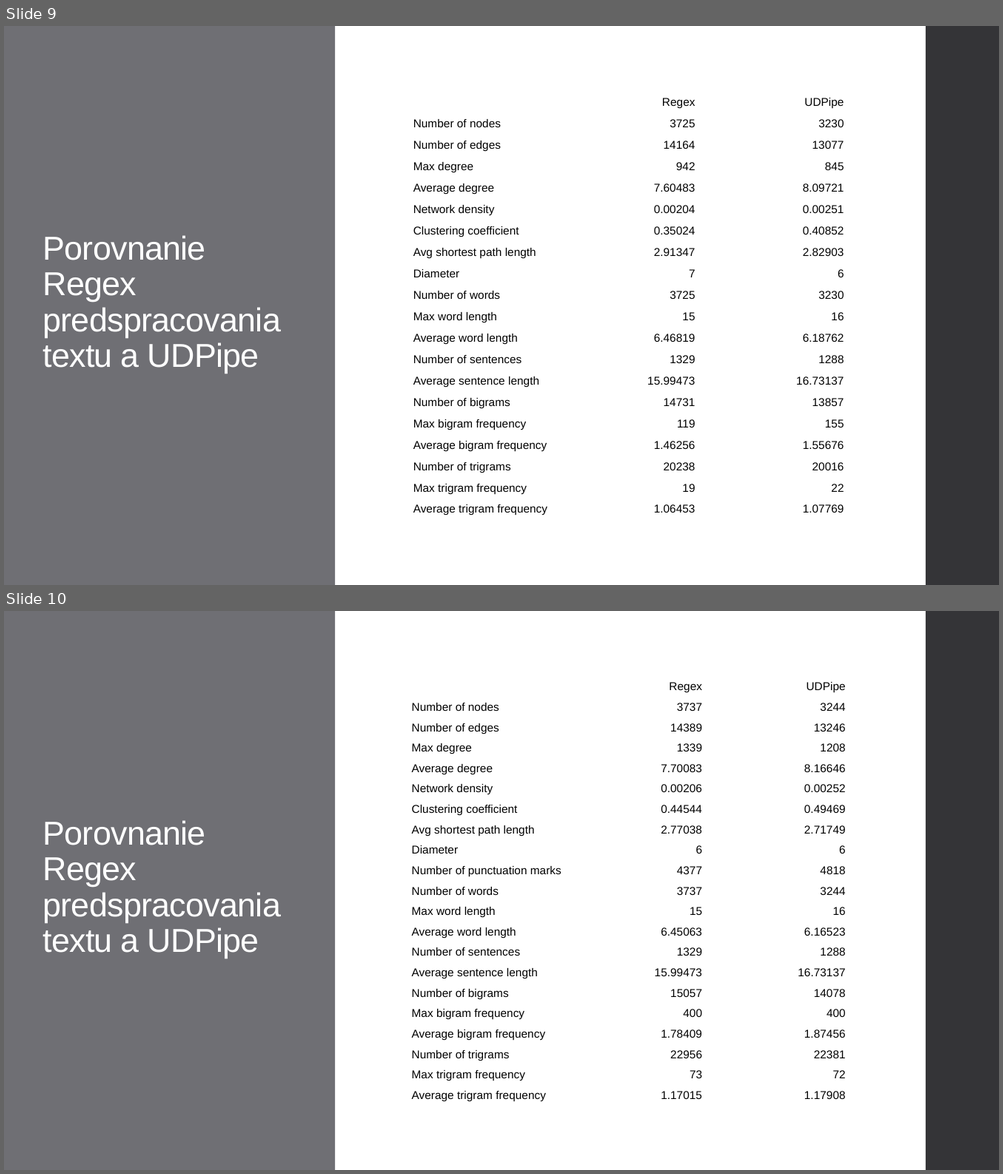
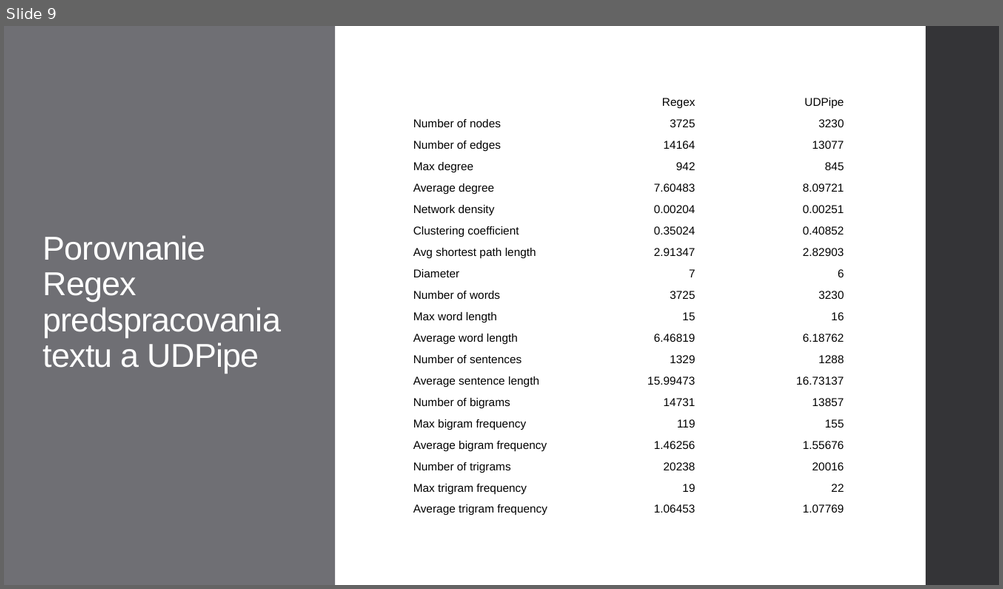
Before and after one commit to Nemeth03/Masters-Thesis, a slide deck: ProjektovySeminar.pptx. Shown one above the other, each under a label of ours: slides 9 and 10 before the commit, slide 9 after it. The pictures are 1003x1174 and 1003x589 pixels, drawn with LibreOffice and Linux fonts; fonts in the diff are those of the drawing. Boxes give left, top, right and bottom in pixels: in the first picture for what was removed or moved away, otherwise in the second. Text is boxed around its words. In the diff, an @@ line names an element or a change of style, - is before the commit and + after.

```diff
--- a/ProjektovySeminar.pptx
+++ b/ProjektovySeminar.pptx
@@ slide 10 removed at box(4, 611, 999, 1170), background #FFFFFF @@
@@ rectangle removed at box(4, 611, 336, 1170) @@
@@ rectangle removed at box(925, 611, 999, 1170) @@
@@ table removed at box(407, 677, 849, 1105), 21 rows, 3 columns @@
- | Regex | UDPipe
-Number of nodes | 3737 | 3244
-Number of edges | 14389 | 13246
-Max degree | 1339 | 1208
-Average degree | 7.70083 | 8.16646
-Network density | 0.00206 | 0.00252
-Clustering coefficient | 0.44544 | 0.49469
-Avg shortest path length | 2.77038 | 2.71749
-Diameter | 6 | 6
-Number of punctuation marks | 4377 | 4818
-Number of words | 3737 | 3244
-Max word length | 15 | 16
-Average word length | 6.45063 | 6.16523
-Number of sentences | 1329 | 1288
-Average sentence length | 15.99473 | 16.73137
-Number of bigrams | 15057 | 14078
-Max bigram frequency | 400 | 400
-Average bigram frequency | 1.78409 | 1.87456
-Number of trigrams | 22956 | 22381
-Max trigram frequency | 73 | 72
-Average trigram frequency | 1.17015 | 1.17908
@@ title removed at box(42, 820, 281, 959) @@
-Porovnanie Regex predspracovania textu a UDPipe
```
Also in this commit, not shown: 1 slide changed, 3 other slides removed, 1 other file.
